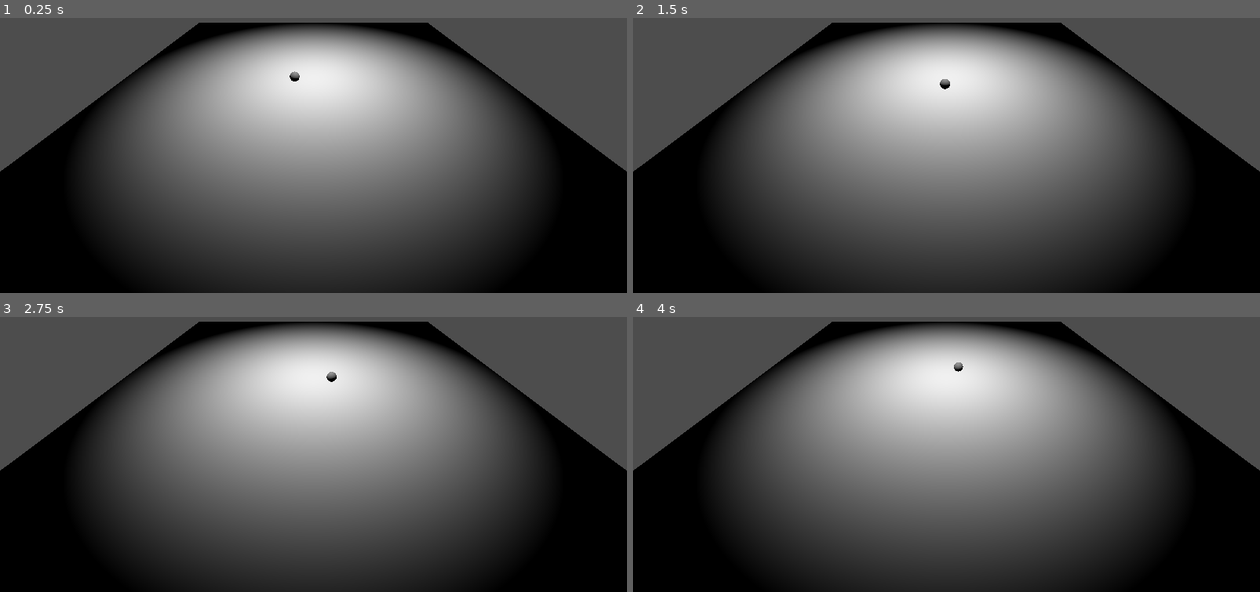
Above: before the commit, frames 1-4 (two rows, left to right).
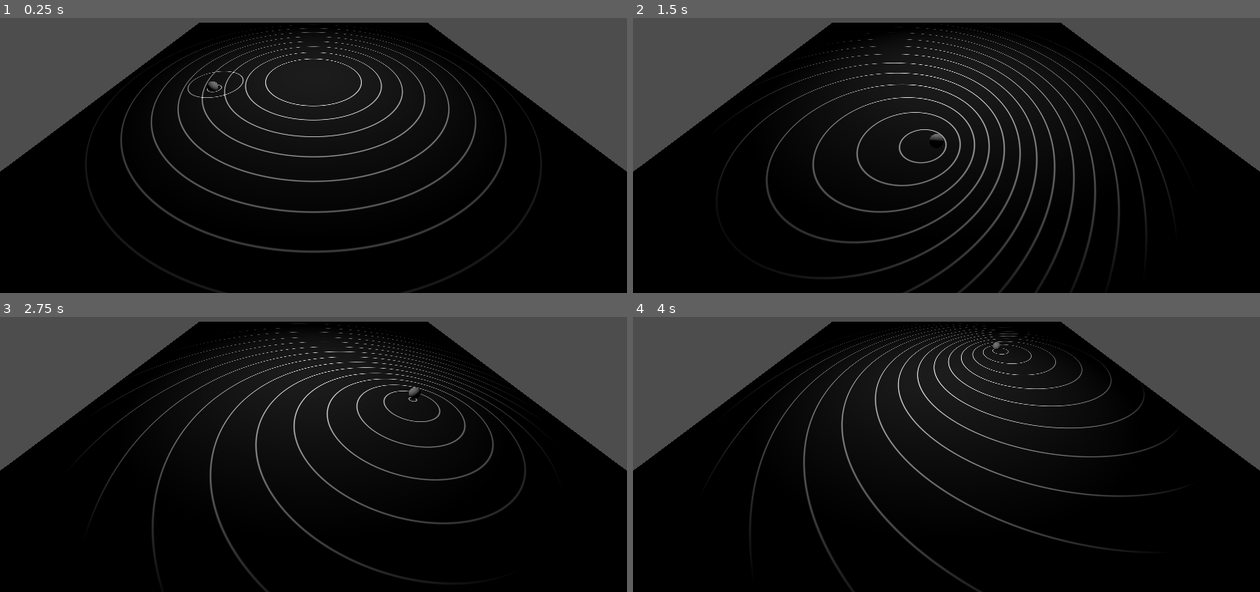
Above: after the commit, the same moments.

Repository: Techno3d/QuantumFinal
Game: Godot game, scene res://pilotwavedoubleslit.tscn
The game is run twice, just before and just after one commit, with the same random seed, the same clock (stepped at 60 frames per second) and the same inputs.
Inputs:
- Up to frame 1 (0.25 s): no input
- Up to frame 2 (1.5 s): no input
- Up to frame 3 (2.75 s): no input
- Up to frame 4 (4 s): no input

The runs differ from the first frame. In frame 1, 56% of the frame differs, in the area x 13-87%, y 2-100%; in frame 2, 55%; in frame 3, 56%; in frame 4, 56%.

Commit message:
okay getting somewhere

Diff:
--- a/Move.gd
+++ b/Move.gd
@@ -10,4 +10,4 @@
 # Called every frame. 'delta' is the elapsed time since the previous frame.
 func _process(delta):
 	t+=delta;
-	position = Vector3(2*sin(t), 0.5, 2*cos(t))
+	position = Vector3(10*sin(t), 0.5, 10*cos(t))
--- a/plane.gd
+++ b/plane.gd
@@ -5,14 +5,14 @@
 
 func _ready():
 	for i in range(0, 15):
-		stored_poses.push_back(Vector3(0, 2.0/15.0*i, 0));
+		stored_poses.push_back(Vector3(0, 1.5/15.0*i, 0));
 
 
 # Called every frame. 'delta' is the elapsed time since the previous frame.
 func _process(delta):
-	for stored_pos in stored_poses:
-		stored_pos.y += delta
-		if stored_pos.y > 2:
-			stored_pos = particle.global_position
-			stored_pos.y = 0
-	get_surface_override_material(0).set_shader_parameter("pos", stored_poses);
+	for i in range(0, stored_poses.size()):
+		stored_poses[i].y += delta
+		if stored_poses[i].y > 1.5:
+			stored_poses[i] = particle.global_position
+			stored_poses[i].y = 0
+	get_surface_override_material(0).set_shader_parameter("pos", stored_poses)
--- a/shaders/plane_waves.gdshader
+++ b/shaders/plane_waves.gdshader
@@ -15,7 +15,7 @@
 	vec2 st = UV*2.-1.;
 	vec3 col = vec3(0.);
 	for(int i = 0; i < 15; i++) {
-		col = vec3(smoothstep(0., 0.005, abs(distance(st, normalized[i].xz)-pos[i].y)) );
+		col += vec3(1.-smoothstep(0., 0.005, abs(distance(st, normalized[i].xz)-pos[i].y)) );
 	}
 	ALBEDO = col;
 }
